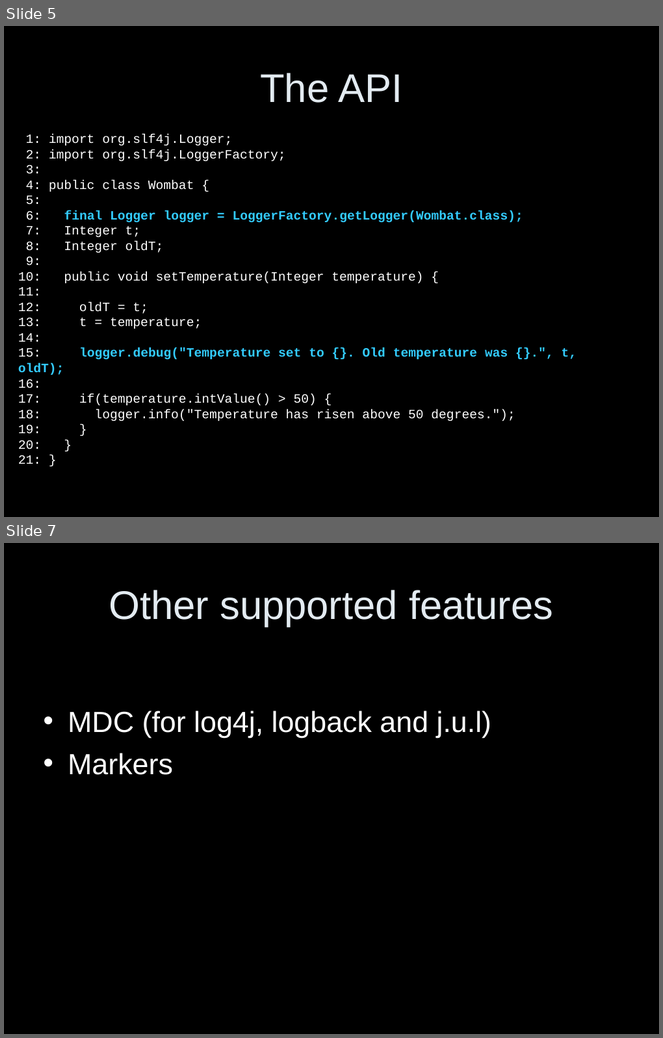
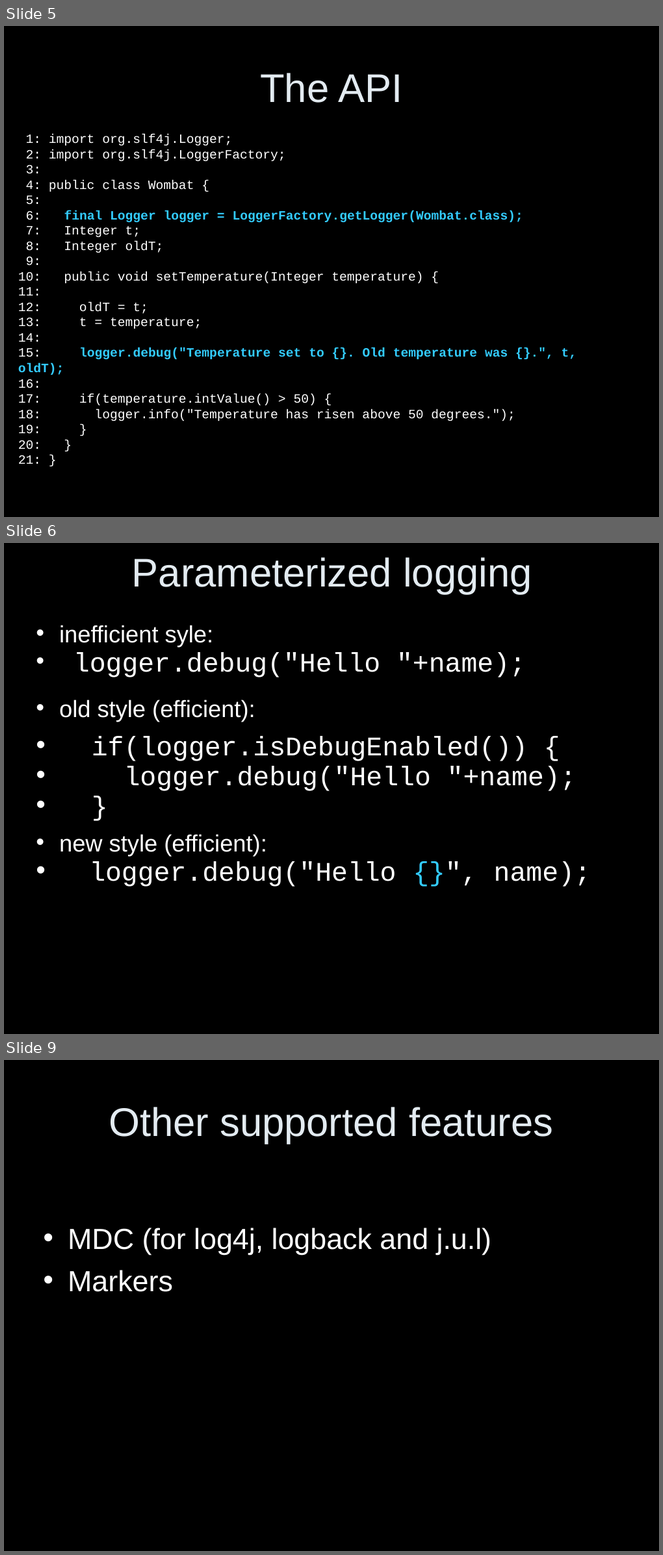
Before and after one commit to vs/junit4, a slide deck: modules/slf4j/slf4j-site/src/site/resources/slf4j-in-10-slides.ppt. Shown one above the other, each under a label of ours: slides 5 and 7 before the commit, slides 5, 6 and 9 after it; the slides between them are not shown. The pictures are 663x1038 and 663x1555 pixels, drawn with LibreOffice and Linux fonts; fonts in the diff are those of the drawing. Boxes give left, top, right and bottom in pixels: in the first picture for what was removed or moved away, otherwise in the second. Text is boxed around its words. In the diff, an @@ line names an element or a change of style, - is before the commit and + after.

```diff
--- a/modules/slf4j/slf4j-site/src/site/resources/slf4j-in-10-slides.ppt
+++ b/modules/slf4j/slf4j-site/src/site/resources/slf4j-in-10-slides.ppt
@@ slide 6 added at box(4, 543, 659, 1034), background #000000 @@
@@ title added at box(132, 557, 532, 594), 44 pt, text #E3EBF1 @@
+Parameterized logging
@@ text added at box(59, 625, 591, 887), 29.6 pt, text #FFFFFF @@
+• inefficient syle:
+• logger.debug("Hello "+name);
+• old style (efficient):
+• if(logger.isDebugEnabled()) {
+• logger.debug("Hello "+name);
+• }
+• new style (efficient):
+• logger.debug("Hello {}", name);
@@ what was slide 7 is now slide 9 @@
```
Also in this commit, not shown: 2 slides changed, 1 other slide added.
